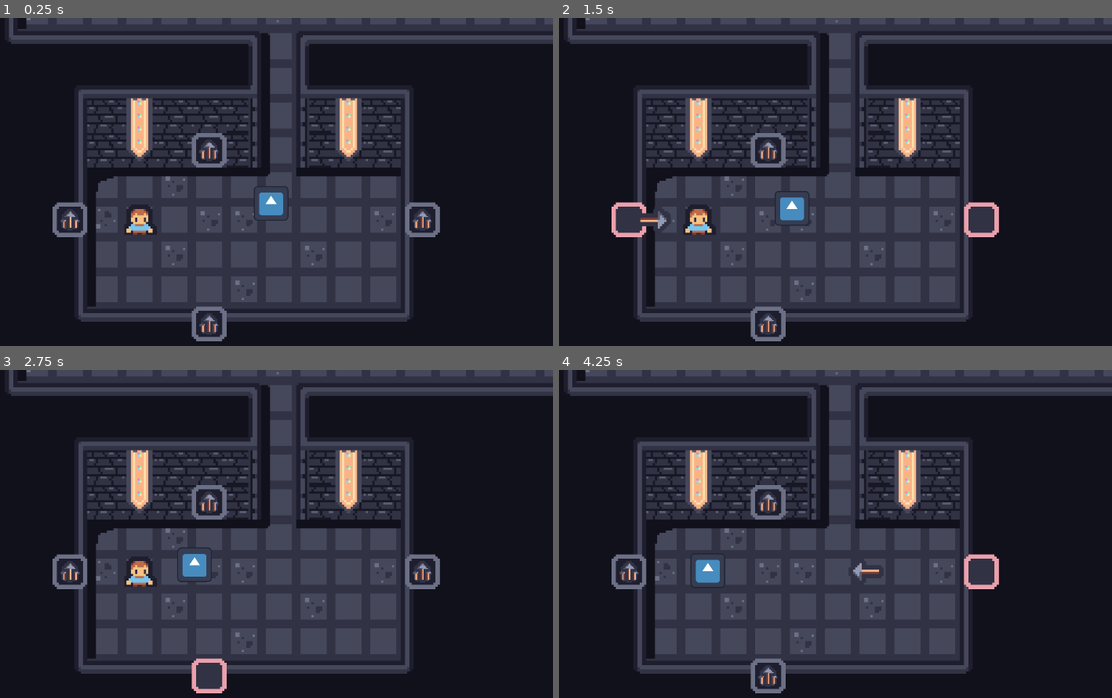
Above: before the commit, frames 1-4 (two rows, left to right).
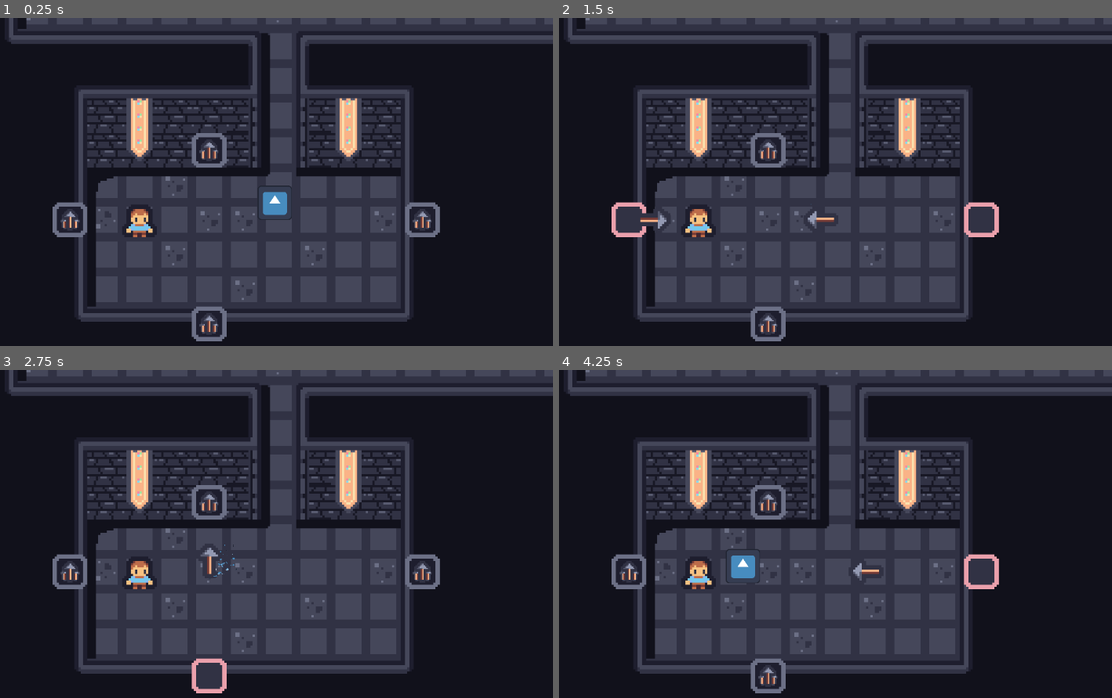
Above: after the commit, the same moments.

Repository: DoubleDotStudios/Shadowkeep
Game: Godot game, scene res://Places/test.tscn
Same seed, same stepped clock (60 frames per second), same inputs: the game is played once before the commit and once after it. This scene is started directly instead of the project's main scene. The engine's default icon, where the game draws it, is replaced by a stand-in: a white triangle on a blue panel in a dark square.
Inputs (mouse positions are in pixels of both pictures, inside the frame that each line leads up to):
- Up to frame 1 (0.25 s): no input
- Up to frame 2 (1.5 s): click (979, 221) at 0.5 s; click (630, 221) at 1.25 s
- Up to frame 3 (2.75 s): click (210, 675) at 2 s
- Up to frame 4 (4.25 s): click (769, 501) at 2.75 s; click (979, 573) at 3.5 s

The runs differ from the first frame. In frame 1, 0.3% of the frame differs, in the area x 23-53%, y 51-67%; in frame 2, 0.5%; in frame 3, 0.5%; in frame 4, 0.9%, in the area x 22-37%, y 54-67%.
Error after the commit: Cannot call method 'get_navigation_map' on a null value. (res://Entities/Wizard.gd:81)

Commit message:
Began adding sound effects.

Diff:
--- a/Entities/Adventurer.gd
+++ b/Entities/Adventurer.gd
@@ -41,6 +41,8 @@
 var concern: concernLevel = concernLevel.None
 
 func _ready() -> void:
+	$AnimationPlayer.play("RESET")
+
 	match look:
 		1: sprite.frame = 0
 		2: sprite.frame = 1
@@ -133,10 +135,11 @@
 	if body.is_in_group("Boss"):
 		concern = concernLevel.None
 		speed_mod = 1
-#endregion
-
 
 func _on_damage_component_damaged() -> void:
+	$AudioStreamPlayer2D.pitch_scale = randf_range(0.4, 1.9)
+	$AudioStreamPlayer2D.play()
 	$AnimationTree.active = false
 	$AnimationPlayer.call_deferred("play", "Hit")
 	$AnimationTree.active = true
+#endregion
--- a/Entities/Adventurer.tscn
+++ b/Entities/Adventurer.tscn
@@ -2,9 +2,9 @@
 
 [ext_resource type="Texture2D" uid="uid://xtp7unj38d63" path="res://Assets/Young Adventurers.png" id="1_77dl7"]
 [ext_resource type="Script" path="res://Entities/Adventurer.gd" id="1_k7oeu"]
-[ext_resource type="Material" uid="uid://63afn3e50yg0" path="res://Entities/Adventurer.tres" id="2_gcby5"]
 [ext_resource type="PackedScene" uid="uid://iftaexnxkd4" path="res://Components/Health Component.tscn" id="3_xxriy"]
 [ext_resource type="PackedScene" uid="uid://cjeq3cu7owbp3" path="res://Components/Damage Component.tscn" id="4_qurqu"]
+[ext_resource type="AudioStream" uid="uid://dllnjm7ya6qa" path="res://Sfx/Hurt.wav" id="6_wse2x"]
 
 [sub_resource type="RectangleShape2D" id="RectangleShape2D_s5pqi"]
 size = Vector2(16, 16)
@@ -24,7 +24,7 @@
 [sub_resource type="Animation" id="Animation_ciwps"]
 resource_name = "Hit"
 length = 1.5
-step = 0.25
+step = 0.01
 tracks/0/type = "value"
 tracks/0/imported = false
 tracks/0/enabled = true
@@ -330,7 +330,6 @@
 script = ExtResource("1_k7oeu")
 
 [node name="Sprite2D" type="Sprite2D" parent="."]
-material = ExtResource("2_gcby5")
 texture = ExtResource("1_77dl7")
 hframes = 4
 
@@ -379,6 +378,10 @@
 tree_root = SubResource("AnimationNodeBlendSpace1D_k077m")
 anim_player = NodePath("../AnimationPlayer")
 parameters/blend_position = 0.3088
+
+[node name="AudioStreamPlayer2D" type="AudioStreamPlayer2D" parent="."]
+stream = ExtResource("6_wse2x")
+max_distance = 500.0
 
 [connection signal="body_entered" from="Ranges/Close" to="." method="_on_close_body_entered"]
 [connection signal="body_exited" from="Ranges/Close" to="." method="_on_close_body_exited"]
--- a/Entities/Boss.gd
+++ b/Entities/Boss.gd
@@ -4,6 +4,7 @@
 @export_category("Data")
 @export var speed: float = 850
 @export var adventurer: Adventurer = null
+@export var area: NavigationRegion2D = null
 
 @onready var nav: NavigationAgent2D = $NavigationAgent2D
 
--- a/Entities/Boss.tscn
+++ b/Entities/Boss.tscn
@@ -1,7 +1,7 @@
 [gd_scene load_steps=4 format=3 uid="uid://c4adfq4qvryfm"]
 
 [ext_resource type="Script" path="res://Entities/Boss.gd" id="1_p31dp"]
-[ext_resource type="Script" path="res://Components/DamageComponent.gd" id="2_275vi"]
+[ext_resource type="PackedScene" uid="uid://cjeq3cu7owbp3" path="res://Components/Damage Component.tscn" id="2_ce3sp"]
 [ext_resource type="Script" path="res://Components/HealthComponent.gd" id="3_cb4h3"]
 
 [node name="Boss" type="CharacterBody2D" groups=["Boss"]]
@@ -10,12 +10,13 @@
 [node name="NavigationAgent2D" type="NavigationAgent2D" parent="."]
 debug_enabled = true
 
-[node name="DamageComponent" type="Area2D" parent="."]
-script = ExtResource("2_275vi")
+[node name="Hurt" parent="." node_paths=PackedStringArray("health") instance=ExtResource("2_ce3sp")]
+health = NodePath("../HealthComponent")
 
-[node name="DamageComponent2" type="Area2D" parent="." node_paths=PackedStringArray("health")]
-script = ExtResource("2_275vi")
-health = NodePath("../HealthComponent")
+[node name="Hit" parent="." instance=ExtResource("2_ce3sp")]
+type = "Hit"
 
 [node name="HealthComponent" type="Node" parent="."]
 script = ExtResource("3_cb4h3")
+
+[node name="AnimationPlayer" type="AnimationPlayer" parent="."]
--- a/Entities/Wizard.gd
+++ b/Entities/Wizard.gd
@@ -3,50 +3,63 @@
 @onready var coll: CollisionShape2D = $CollisionShape2D
 
 var inside: bool = false
+var see: bool = true
 
 func _ready() -> void:
+	$AnimationPlayer.play("RESET")
 	nav.target_position = adventurer.global_position
 
 func _physics_process(delta: float) -> void:
-	if self.state == State.Prepare:
-		var t = Timer.new()
-		add_child(t)
-		t.start(0.1)
-		await t.timeout
-		t.queue_free()
-		self.state = State.Chase
-
-	if self.state == State.Defeat:
-		queue_free()
-
-	elif self.state == State.Wait:
-		coll.set_deferred("disabled", true)
-		nav.target_position = Vector2.ZERO
-	elif self.state == State.Hit:
-		if nav.target_reached:
+	match self.state:
+		State.Prepare:
+			var t = Timer.new()
+			add_child(t)
+			t.start(0.1)
+			await t.timeout
+			t.queue_free()
 			self.state = State.Chase
 
-		coll.set_deferred("disabled", true)
-		$DamageComponent/AreaShape.set_deferred("disabled", true)
-		runAway()
+		State.Defeat:
+			queue_free()
 
-		var currPos: Vector2 = global_position
-		var nextPos: Vector2 = nav.get_next_path_position()
+		State.Wait:
+			coll.set_deferred("disabled", true)
+			nav.target_position = Vector2.ZERO
 
-		velocity = currPos.direction_to(nextPos) * speed * delta
+		State.Hit:
+			if nav.target_reached:
+				see = true
+				$AnimationPlayer.play("Appear")
+				await  $AnimationPlayer.animation_finished
+				coll.set_deferred("disabled", false)
+				$Hurt.set_deferred('monitoring', true)
+				$Hit.set_deferred('monitoring', true)
+				self.state = State.Chase
+			else:
+				$AnimationPlayer.play("Warp")
+				see = false
+				await $AnimationPlayer.animation_finished
 
-		move_and_slide()
-	elif self.state == State.Chase:
-		coll.set_deferred("disabled", false)
+				coll.set_deferred("disabled", true)
+				$Hurt.set_deferred('monitoring', false)
+				$Hit.set_deferred('monitoring', false)
 
-		var currPos: Vector2 = global_position
-		var nextPos: Vector2 = nav.get_next_path_position()
+				var currPos: Vector2 = global_position
+				var nextPos: Vector2 = nav.get_next_path_position()
 
-		nav.target_position = adventurer.global_position
+				velocity = currPos.direction_to(nextPos) * speed * delta * 10000
 
-		velocity = currPos.direction_to(nextPos) * speed * delta
+				move_and_slide()
 
-		move_and_slide()
+		State.Chase:
+			var currPos: Vector2 = global_position
+			var nextPos: Vector2 = nav.get_next_path_position()
+
+			nav.target_position = adventurer.global_position
+
+			velocity = currPos.direction_to(nextPos) * speed * delta
+
+			move_and_slide()
 
 func _on_damage_component_attacked() -> void:
 	self.state = State.Hit
@@ -63,6 +76,7 @@
 func _on_health_component_defeat() -> void:
 	self.state = State.Defeat
 
-
-func _on_damage_component_2_damaged() -> void:
-	queue_free()
+func _on_damage_component_damaged() -> void:
+	self.state = State.Hit
+	var randomPos = NavigationServer2D.map_get_random_point(area.get_navigation_map(), 1, false)
+	nav.target_position = randomPos
--- a/Entities/Wizard.tscn
+++ b/Entities/Wizard.tscn
@@ -1,41 +1,100 @@
-[gd_scene load_steps=7 format=3 uid="uid://ctx4dlgtqu5w4"]
+[gd_scene load_steps=12 format=3 uid="uid://ctx4dlgtqu5w4"]
 
 [ext_resource type="PackedScene" uid="uid://c4adfq4qvryfm" path="res://Entities/Boss.tscn" id="1_ijnu1"]
 [ext_resource type="Texture2D" uid="uid://bk1l3xnodcv3y" path="res://icon.svg" id="2_4xhl4"]
 [ext_resource type="Script" path="res://Entities/Wizard.gd" id="2_5dpy4"]
+[ext_resource type="Material" uid="uid://63afn3e50yg0" path="res://Entities/Adventurer.tres" id="3_utrgp"]
 
 [sub_resource type="RectangleShape2D" id="RectangleShape2D_0l82c"]
 size = Vector2(16, 16)
 
-[sub_resource type="RectangleShape2D" id="RectangleShape2D_ahyx5"]
+[sub_resource type="RectangleShape2D" id="RectangleShape2D_lcwqr"]
+size = Vector2(16, 16)
+
+[sub_resource type="RectangleShape2D" id="RectangleShape2D_af1ry"]
 size = Vector2(18, 18)
 
-[sub_resource type="RectangleShape2D" id="RectangleShape2D_lcwqr"]
-size = Vector2(16, 16)
+[sub_resource type="Animation" id="Animation_oc2pj"]
+resource_name = "Warp"
+length = 0.5
+step = 0.1
+tracks/0/type = "value"
+tracks/0/imported = false
+tracks/0/enabled = true
+tracks/0/path = NodePath("Sprite2D:material:shader_parameter/progress")
+tracks/0/interp = 1
+tracks/0/loop_wrap = true
+tracks/0/keys = {
+"times": PackedFloat32Array(0, 0.5),
+"transitions": PackedFloat32Array(1, 1),
+"update": 0,
+"values": [0.0, 1.0]
+}
+
+[sub_resource type="Animation" id="Animation_ug65b"]
+length = 0.001
+tracks/0/type = "value"
+tracks/0/imported = false
+tracks/0/enabled = true
+tracks/0/path = NodePath("Sprite2D:material:shader_parameter/progress")
+tracks/0/interp = 1
+tracks/0/loop_wrap = true
+tracks/0/keys = {
+"times": PackedFloat32Array(0),
+"transitions": PackedFloat32Array(1),
+"update": 0,
+"values": [0.0]
+}
+
+[sub_resource type="Animation" id="Animation_ccgox"]
+resource_name = "Appear"
+length = 0.5
+step = 0.1
+tracks/0/type = "value"
+tracks/0/imported = false
+tracks/0/enabled = true
+tracks/0/path = NodePath("Sprite2D:material:shader_parameter/progress")
+tracks/0/interp = 1
+tracks/0/loop_wrap = true
+tracks/0/keys = {
+"times": PackedFloat32Array(0, 0.5),
+"transitions": PackedFloat32Array(1, 1),
+"update": 0,
+"values": [1.0, 0.0]
+}
+
+[sub_resource type="AnimationLibrary" id="AnimationLibrary_vclj0"]
+_data = {
+"Appear": SubResource("Animation_ccgox"),
+"RESET": SubResource("Animation_ug65b"),
+"Warp": SubResource("Animation_oc2pj")
+}
 
 [node name="Wizard" instance=ExtResource("1_ijnu1")]
 script = ExtResource("2_5dpy4")
 
 [node name="Sprite2D" type="Sprite2D" parent="." index="0"]
+material = ExtResource("3_utrgp")
 scale = Vector2(0.125, 0.125)
 texture = ExtResource("2_4xhl4")
 
 [node name="CollisionShape2D" type="CollisionShape2D" parent="." index="1"]
 shape = SubResource("RectangleShape2D_0l82c")
 
-[node name="DamageComponent" parent="." index="3"]
-type = "Hit"
-damage = 1
+[node name="Damage Component#DamageComponent2#CollisionShape2D2" type="CollisionShape2D" parent="Hurt" index="0"]
+shape = SubResource("RectangleShape2D_lcwqr")
 
-[node name="AreaShape" type="CollisionShape2D" parent="DamageComponent" index="0"]
-shape = SubResource("RectangleShape2D_ahyx5")
-
-[node name="CollisionShape2D" type="CollisionShape2D" parent="DamageComponent2" index="0"]
-shape = SubResource("RectangleShape2D_lcwqr")
+[node name="Damage Component2#CollisionShape2D2" type="CollisionShape2D" parent="Hit" index="0"]
+shape = SubResource("RectangleShape2D_af1ry")
 
 [node name="HealthComponent" parent="." index="5"]
 hp = 10
 
-[connection signal="attacked" from="DamageComponent" to="." method="_on_damage_component_attacked"]
-[connection signal="damaged" from="DamageComponent2" to="." method="_on_damage_component_2_damaged"]
+[node name="AnimationPlayer" parent="." index="6"]
+libraries = {
+"": SubResource("AnimationLibrary_vclj0")
+}
+
+[connection signal="damaged" from="Hurt" to="." method="_on_damage_component_damaged"]
+[connection signal="attacked" from="Hit" to="." method="_on_damage_component_attacked"]
 [connection signal="defeat" from="HealthComponent" to="." method="_on_health_component_defeat"]
Not shown, added: Sfx/Click.wav.import
Not shown, added: Sfx/Explosion.wav.import
Not shown, added: Sfx/Hurt.wav.import
Not shown, added: Sfx/Shoot.wav.import
Not shown, added: Sfx/Upgrade.wav.import
Not shown, added: Sfx/Click.wav
Not shown, added: Sfx/Explosion.wav
Not shown, added: Sfx/Hurt.wav
Not shown, added: Sfx/Shoot.wav
Not shown, added: Sfx/Upgrade.wav
